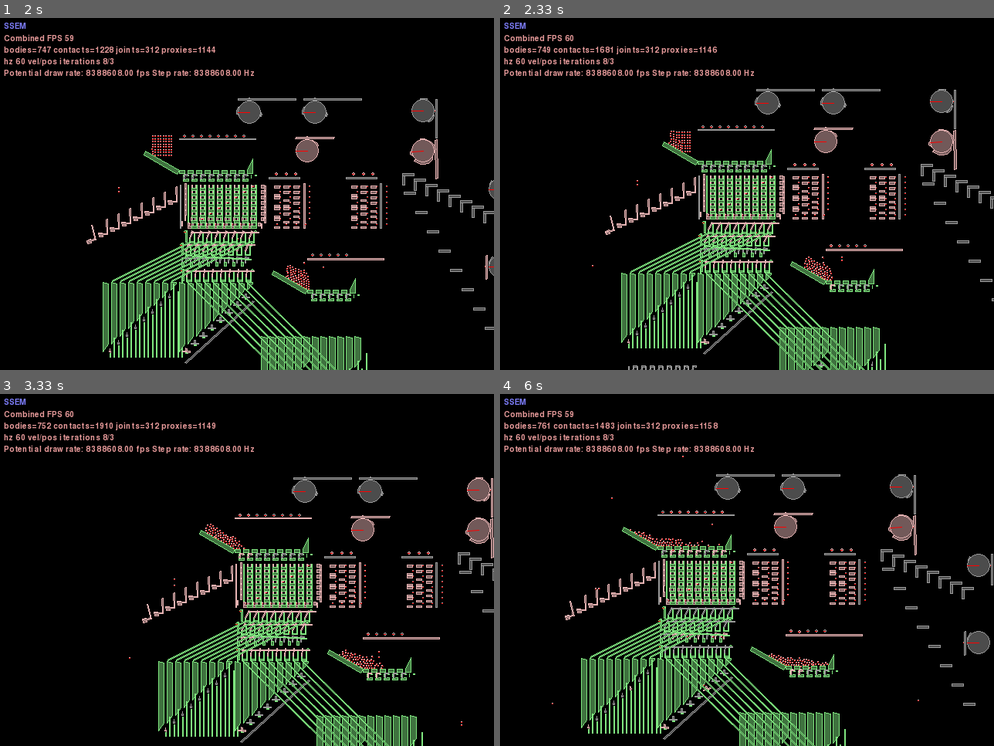
Above: before the commit, frames 1-4 (two rows, left to right).
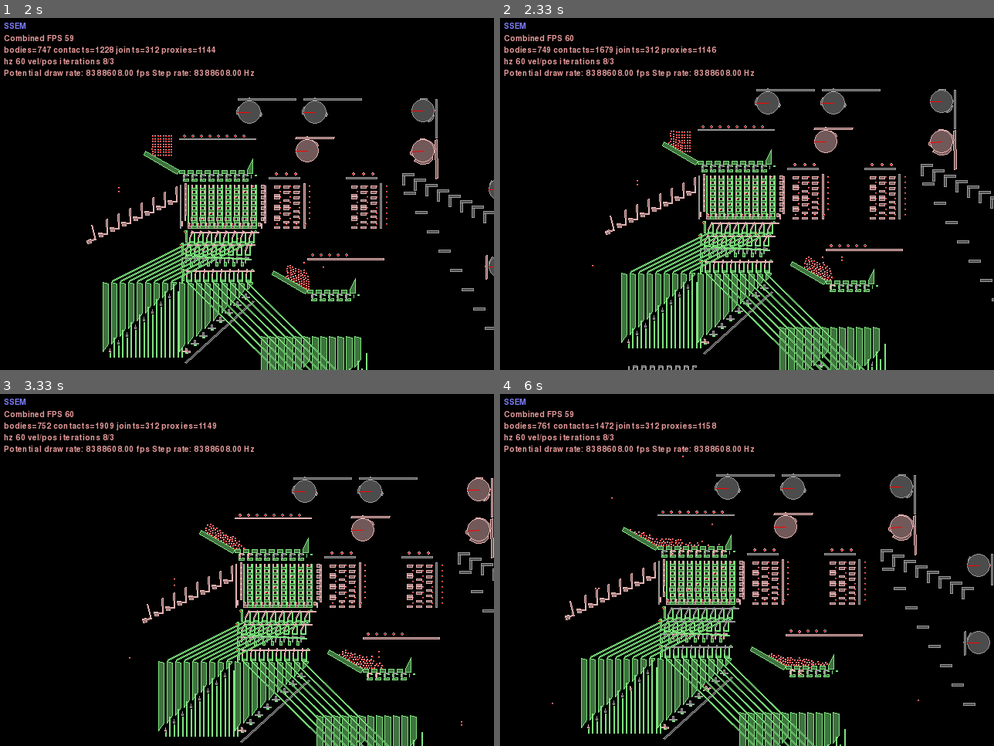
Above: after the commit, the same moments.

Repository: jmacarthur/box2d-ssem
Game: pygame game, started from main.py
Two runs of this game, one before a commit and one after it. Both use one fixed random seed, a clock stepped at 60 frames per second and the inputs below.
Inputs (mouse positions are in pixels of both pictures, inside the frame that each line leads up to):
- Up to frame 1 (2 s): hold Right 0.33-0.8 s; move the mouse to (227, 201) at 0.37 s; hold Up 0.83-1.13 s; move the mouse to (247, 208) at 0.87 s; tap Space at 0.9, 1.23, 1.53, 1.73 s; hold Right 1.17-1.63 s; move the mouse to (128, 186) at 1.2 s; hold Left from 1.67 s (still down); move the mouse to (296, 267) at 1.7 s
- Up to frame 2 (2.33 s): tap Space at 2.03, 2.3 s; release Left at 2.2 s; hold Down from 2.23 s (still down); move the mouse to (593, 271) at 2.27 s
- Up to frame 3 (3.33 s): release Down at 2.53 s; hold Left 2.57-2.97 s; move the mouse to (429, 689) at 2.6 s; tap Space at 2.63, 2.93, 3.07 s; hold Up from 3 s (still down); move the mouse to (306, 594) at 3.03 s
- Up to frame 4 (6 s): release Up at 3.37 s; hold Right 3.4-4.03 s; move the mouse to (756, 436) at 3.43 s; tap Space at 3.47, 3.77, 4.13, 4.53, 4.83, 5.03, 5.33, 5.53, 5.87 s; hold Down 4.07-4.43 s; move the mouse to (628, 489) at 4.1 s; hold Left 4.47-4.93 s; move the mouse to (722, 658) at 4.5 s; hold Right 4.97-5.43 s; move the mouse to (747, 605) at 5 s; hold Up 5.47-5.77 s; move the mouse to (732, 499) at 5.5 s; hold Right from 5.8 s (still down); move the mouse to (934, 700) at 5.83 s

Frame 1 is identical in both runs. In frame 2, 0.1% of the frame differs, in the area x 21-44%, y 7-11%; in frame 3, 0.2%; in frame 4, 0.3%, in the area x 21-62%, y 7-80%.

Commit message:
Small adjustment to injector

Diff:
--- a/main.py
+++ b/main.py
@@ -278,7 +278,8 @@
             self.add_static_polygon([ (10,-12), (11,-12), (11,-3), (10,-3)], xpos+c*pitch, ypos+pitch+10)
 
             # Thing that stops all the ball bearings rolling over the one in the crank
-            self.add_static_polygon([(20,-6), (23,-6), (23,-3), (20,-3)], xpos+c*pitch+1, ypos+pitch+10)
+            self.add_static_polygon([(20.5,-6), (23,-6), (23,-3), (20.5,-3)], xpos+c*pitch+1, ypos+pitch+10)
+
 
         # roof
         #        roof_height=-20
